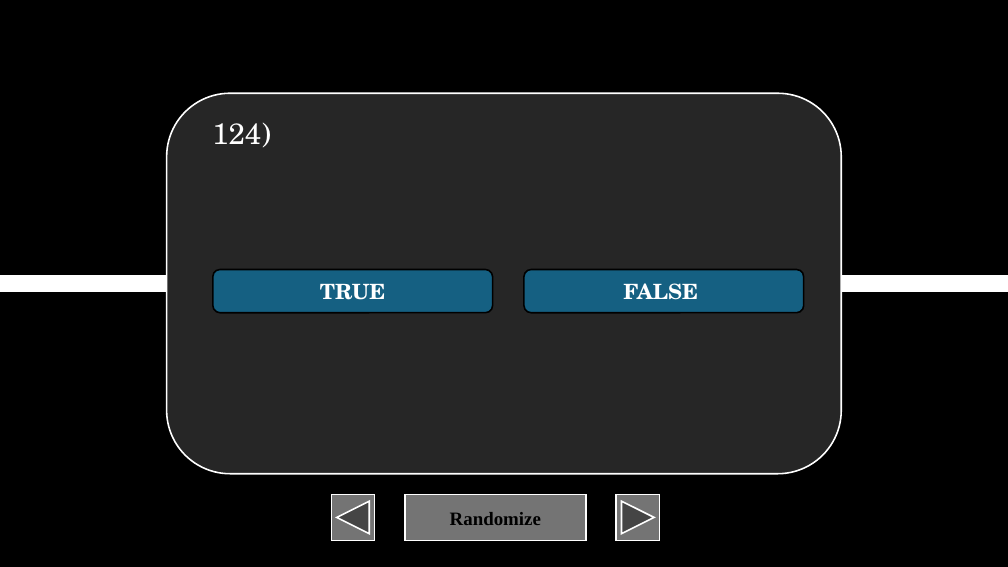
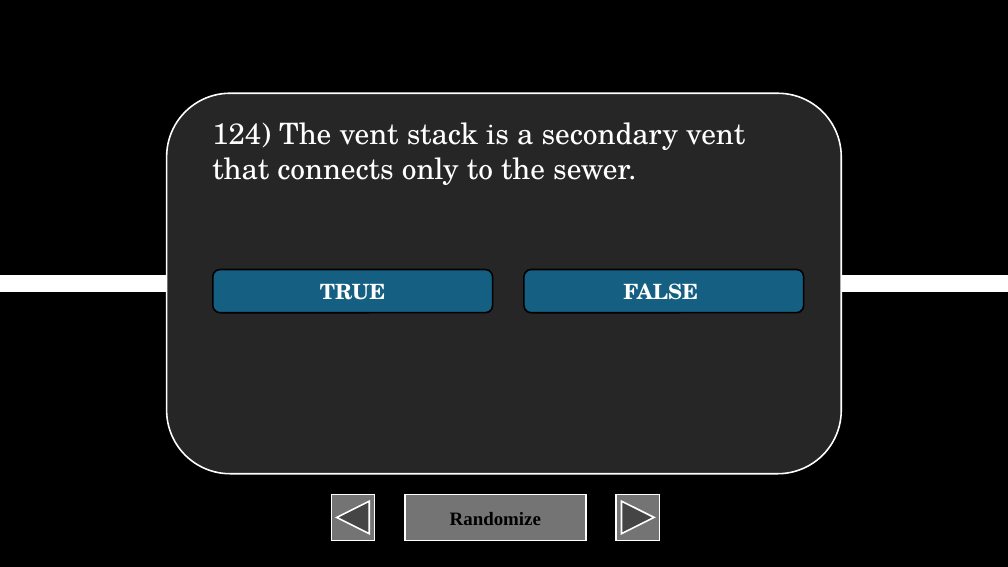
Before and after one commit to XIvanSolomonX/Archi-Reviewer, a slide deck: slide 125 of BulUti2.pptm. Drawn at 1008x567 pixels with LibreOffice and Linux fonts; fonts in the diff are those of the drawing. Boxes give left, top, right and bottom in pixels: in the first picture for what was removed or moved away, otherwise in the second. Text is boxed around its words. In the diff, an @@ line names an element or a change of style, - is before the commit and + after.

```diff
--- a/BulUti2.pptm
+++ b/BulUti2.pptm
@@ text at box(212, 122, 745, 185): text changed @@
-124)
+124) The vent stack is a secondary vent that connects only to the sewer.
```
Also in this commit, not shown: 11 other slides changed, 57 slides added, 1 other file.
